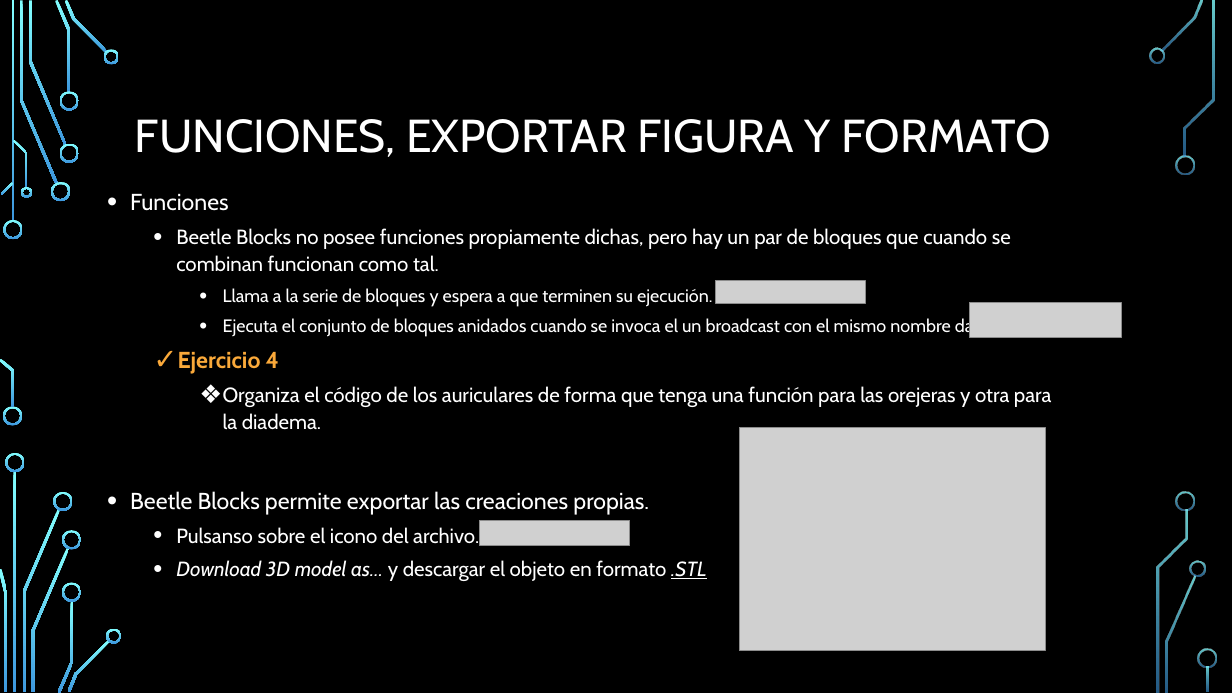
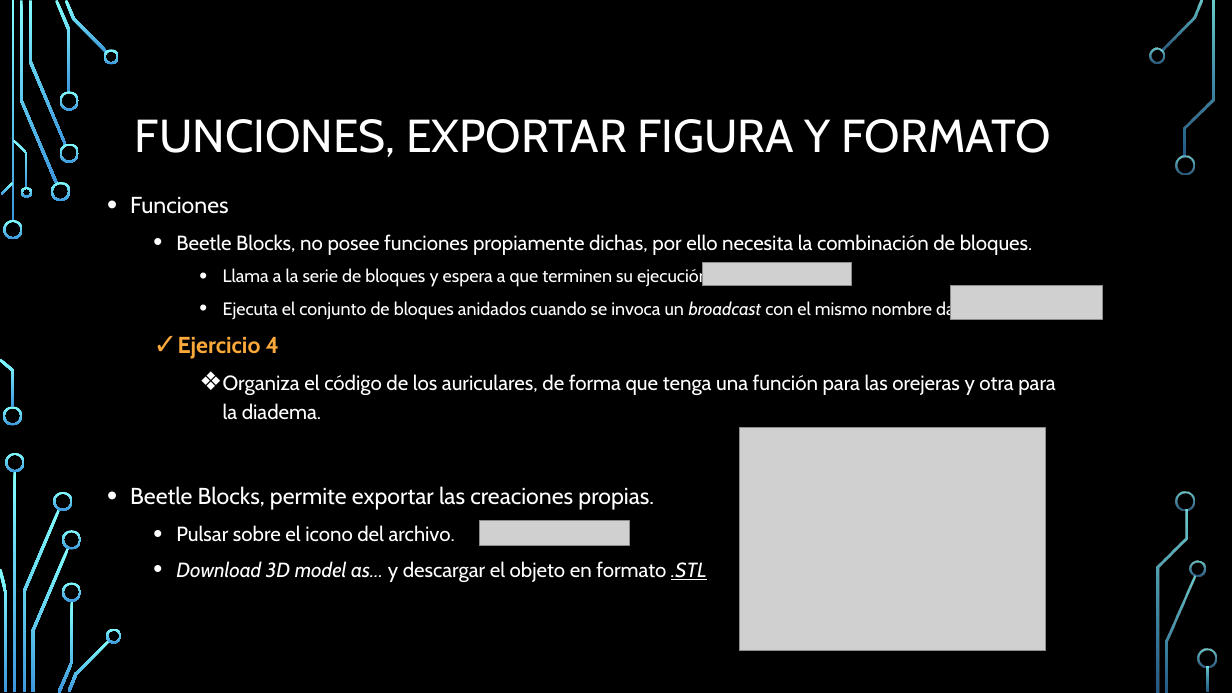
Before and after one commit to jonyB0B/MemoriaTFG-JonatanSantanaPero, a slide deck: slide 9 of Talleres/Taller1.pptx. Drawn at 1232x693 pixels with LibreOffice and Linux fonts; fonts in the diff are those of the drawing; grey boxes stand for pictures; background and template pictures are left out. Boxes give left, top, right and bottom in pixels: in the first picture for what was removed or moved away, otherwise in the second. Text is boxed around its words. In the diff, an @@ line names an element or a change of style, - is before the commit and + after.

```diff
--- a/Talleres/Taller1.pptx
+++ b/Talleres/Taller1.pptx
@@ text at [130,197,712,582]: line spacing 1.1 to 1.2 @@
@@ text at [176,234,1033,255]: text changed @@
-  • Beetle Blocks no posee funciones propiamente dichas, pero hay un par de bloques que cuando se combinan funcionan como tal.
+  • Beetle Blocks, no posee funciones propiamente dichas, por ello necesita la combinación de bloques.
@@ picture: place and size @@
-picture at [716,280,865,303]
+picture at [702,262,851,286]
@@ picture: place and size @@
-picture at [970,302,1122,337]
+picture at [950,286,1103,321]
@@ text at [223,300,978,320]: text changed @@
-    • Ejecuta el conjunto de bloques anidados cuando se invoca el un broadcast con el mismo nombre dado.
+    • Ejecuta el conjunto de bloques anidados cuando se invoca un broadcast con el mismo nombre dado.
@@ text at [130,374,1056,542]: text changed @@
-    ❖ Organiza el código de los auriculares de forma que tenga una función para las orejeras y otra para la diadema.
-• Beetle Blocks permite exportar las creaciones propias.
-  • Pulsanso sobre el icono del archivo.
+    ❖ Organiza el código de los auriculares, de forma que tenga una función para las orejeras y otra para la diadema.
+• Beetle Blocks, permite exportar las creaciones propias.
+  • Pulsar sobre el icono del archivo.
```
Also in this commit, not shown: 7 other slides changed, 23 other files.
